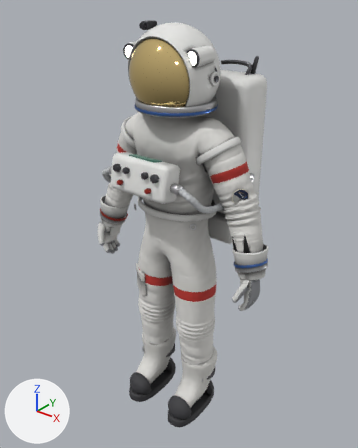
Before and after pictures for a commit that changed the glTF model public/assets/astronaut.glb.
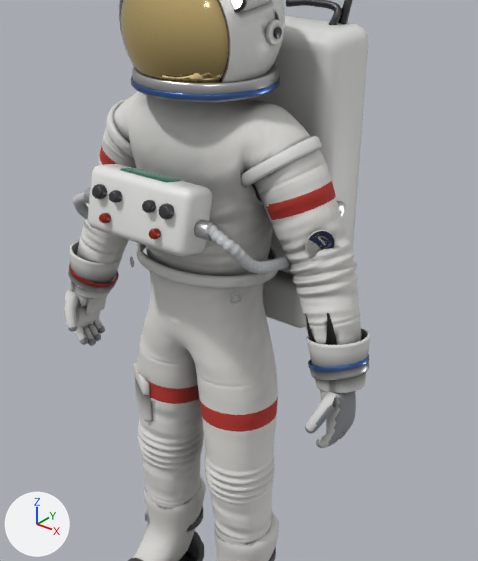
Each version appears first whole from a camera (50 mm lens) standing at (1.282, -1.575, 1.99) and looking at (-0.035, 0.072, 0.969), and next in a close-up on the part from 17% to 92% of the width and 14% to 83% of the height. The axes (+X, +Y, +Z) are drawn at lower left. The lights are the same throughout. The first two pictures are the older version. Vertices at exactly the same position are counted once.

The older version as bpy lines, for what is in view:
```python
ob_anoblue = bpy.data.objects.new('AnoBlue', me_neckringband)
ob_anoblue.location = (0.0, 0.0, 0.0)
ob_glove_l = bpy.data.objects.new('Glove.L', me_gloveskin_001)
ob_glove_l.location = (0.0, 0.0, 0.0)
ob_glove_r = bpy.data.objects.new('Glove.R', me_gloveskin_002)
ob_glove_r.location = (0.0, 0.0, 0.0)
ob_metal = bpy.data.objects.new('Metal', me_neckring)
ob_metal.location = (0.0, 0.0, 0.0)
ob_patch = bpy.data.objects.new('Patch', me_patch)
ob_patch.location = (0.0, 0.0, 0.0)
ob_suithard = bpy.data.objects.new('SuitHard', me_plss)
ob_suithard.location = (0.0, 0.0, 0.0)
# also in view: 'SuitFabric' at (-0.157, -0.059, 0.678); 'Body' at (0.0, 0.013, 0.853); 'Hose' at (0.0, -0.005, 1.224); 'Helmet' at (0.0, 0.029, 1.707); 'Visor' at (0.0, -0.124, 1.687)
```
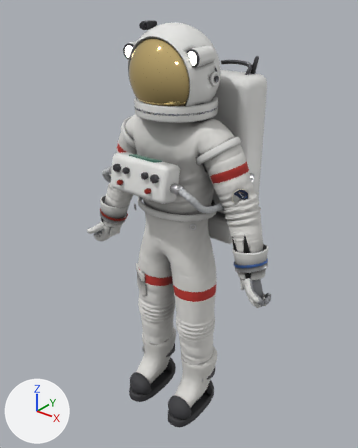
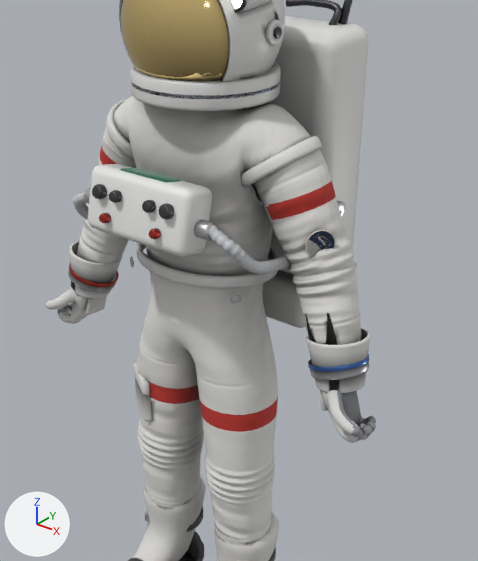
Changed parts and their boxes [x1, y1, x2, y2] in the close-ups (478 x 561 px):
'Glove.L', reshaped (7% shorter): before [305, 391, 356, 448]; after [322, 390, 376, 443]
'Glove.R', reshaped: before [65, 289, 105, 346]; after [45, 287, 88, 324]
part 1 of me_neckringband, recoloured: [131, 81, 280, 99] in both
part 4 of me_neckring, deleted: before [132, 64, 279, 102]
part 5 of me_plss, added: after [130, 62, 281, 111]

Diff of the bpy script that builds the scene:
```diff
--- a/public/assets/astronaut.glb.py
+++ b/public/assets/astronaut.glb.py
@@ me_neckringband @@
 me_neckringband.from_pydata(...)  # 1152 vertices, 2304 faces; spans x -0.17..0.468, y -0.16..0.18, z 0.924..1.548
 # used by ob_anoblue; location = (0.0, 0.0, 0.0)
+# me_neckringband part 1: 1399 faces centred in x -0.17..0.468, y -0.16..0.18, z 0.924..1.548 are repainted in the vertex colours, in many colours
 me_neckringband.materials.append(mat_anoblue)
@@ me_gloveskin_001 @@
 # used by ob_glove_l; location = (0.0, 0.0, 0.0)
-me_gloveskin_001.from_pydata(...)  # 1702 vertices, 3368 faces; spans x 0.382..0.449, y -0.109..0.034, z 0.729..0.913
+me_gloveskin_001.from_pydata(...)  # 1559 vertices, 3096 faces; spans x 0.387..0.513, y -0.1..0.038, z 0.778..0.916
+# me_gloveskin_001 part 2: 2 vertices moved within x 0.389..0.424, y -0.021..-0.005, z 0.9..0.911; 1694 vertices removed from x 0.382..0.449, y -0.109..0.034, z 0.729..0.913; 1551 vertices added at x 0.387..0.513, y -0.1..0.038, z 0.778..0.916
 me_gloveskin_001.materials.append(mat_glove)
@@ me_gloveskin_002 @@
 # used by ob_glove_r; location = (0.0, 0.0, 0.0)
-me_gloveskin_002.from_pydata(...)  # 1702 vertices, 3368 faces; spans x -0.449..-0.382, y -0.109..0.034, z 0.729..0.913
+me_gloveskin_002.from_pydata(...)  # 1559 vertices, 3096 faces; spans x -0.513..-0.387, y -0.1..0.038, z 0.778..0.916
+# me_gloveskin_002 part 3: 2 vertices moved within x -0.424..-0.389, y -0.021..-0.005, z 0.9..0.911; 1694 vertices removed from x -0.449..-0.382, y -0.109..0.034, z 0.729..0.913; 1551 vertices added at x -0.513..-0.387, y -0.1..0.038, z 0.778..0.916
 me_gloveskin_002.materials.append(mat_glove)
@@ me_neckring @@
 # used by ob_metal; location = (0.0, 0.0, 0.0)
-me_neckring.from_pydata(...)  # 3024 vertices, 6024 faces; spans x -0.471..0.471, y -0.218..0.256, z 0.2..1.571
+me_neckring.from_pydata(...)  # 2376 vertices, 4728 faces; spans x -0.471..0.471, y -0.218..0.256, z 0.2..1.3
+# me_neckring part 4: the loose piece of 648 vertices spanning x -0.166..0.166, y -0.156..0.176, z 1.529..1.571 is deleted
 me_neckring.materials.append(mat_metal)
@@ me_plss @@
 # used by ob_suithard; location = (0.0, 0.0, 0.0)
-me_plss.from_pydata(...)  # 2480 vertices, 4932 faces; spans x -0.292..0.417, y -0.254..0.418, z 0.88..1.645
+me_plss.from_pydata(...)  # 3128 vertices, 6228 faces; spans x -0.292..0.417, y -0.254..0.418, z 0.88..1.645
+# me_plss part 5: a new loose piece of 648 vertices spanning x -0.17..0.17, y -0.16..0.18, z 1.511..1.573, in mat_suithard
 me_plss.materials.append(mat_suithard)
```
